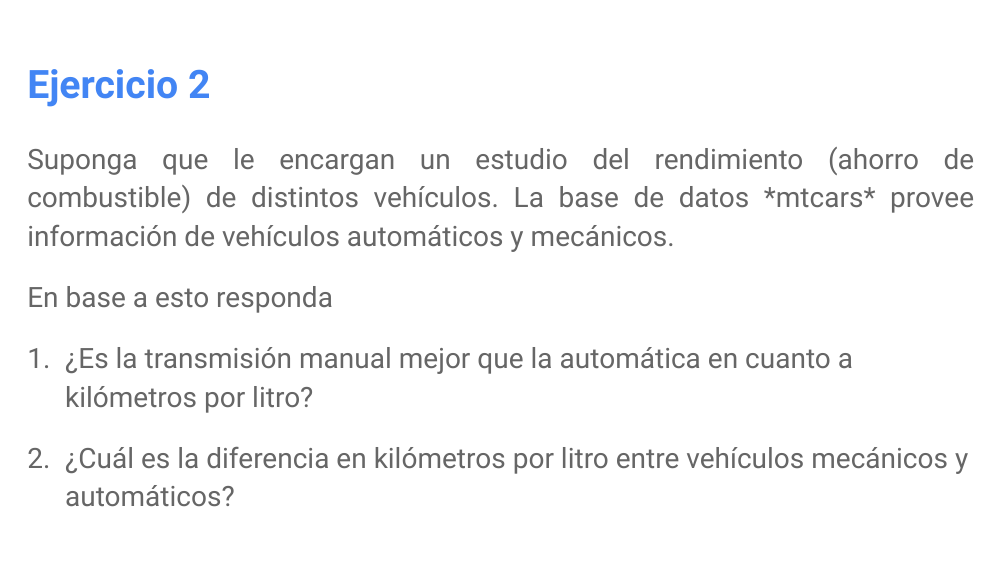
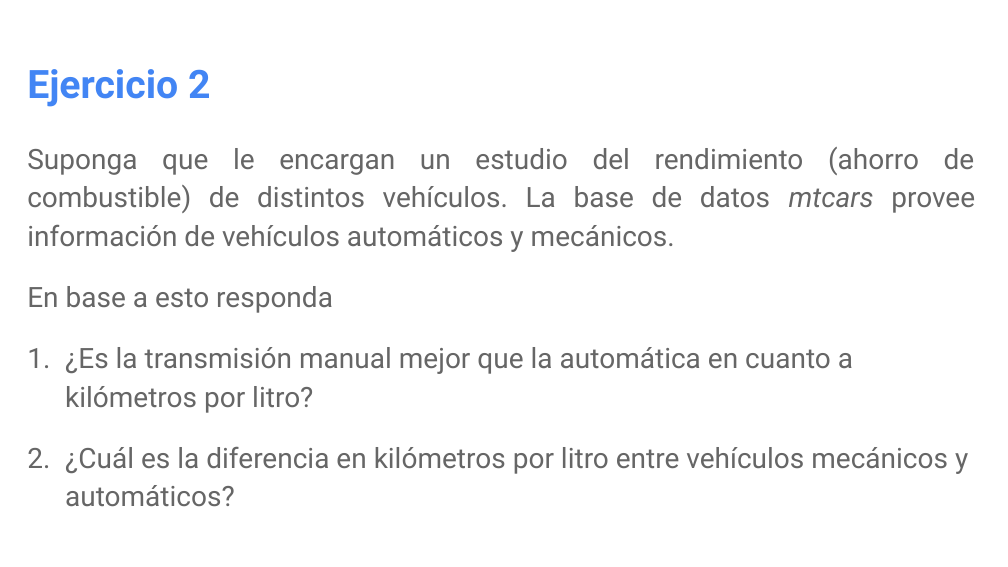
Before and after one commit to mmatusg/Clases-R, a slide deck: slide 3 of Clase_4_19_07_2016/Clase4.pptx. Drawn at 1008x567 pixels with LibreOffice and Linux fonts; fonts in the diff are those of the drawing. Boxes give left, top, right and bottom in pixels: in the first picture for what was removed or moved away, otherwise in the second. Text is boxed around its words. In the diff, an @@ line names an element or a change of style, - is before the commit and + after.

```diff
--- a/Clase_4_19_07_2016/Clase4.pptx
+++ b/Clase_4_19_07_2016/Clase4.pptx
@@ text at [27, 147, 975, 252]: text changed @@
-Suponga que le encargan un estudio del rendimiento (ahorro de combustible) de distintos vehículos. La base de datos *mtcars* provee información de vehículos automáticos y mecánicos.
+Suponga que le encargan un estudio del rendimiento (ahorro de combustible) de distintos vehículos. La base de datos mtcars provee información de vehículos automáticos y mecánicos.
```
Also in this commit, not shown: 1 other slide changed, 1 slide added, 28 other files.
